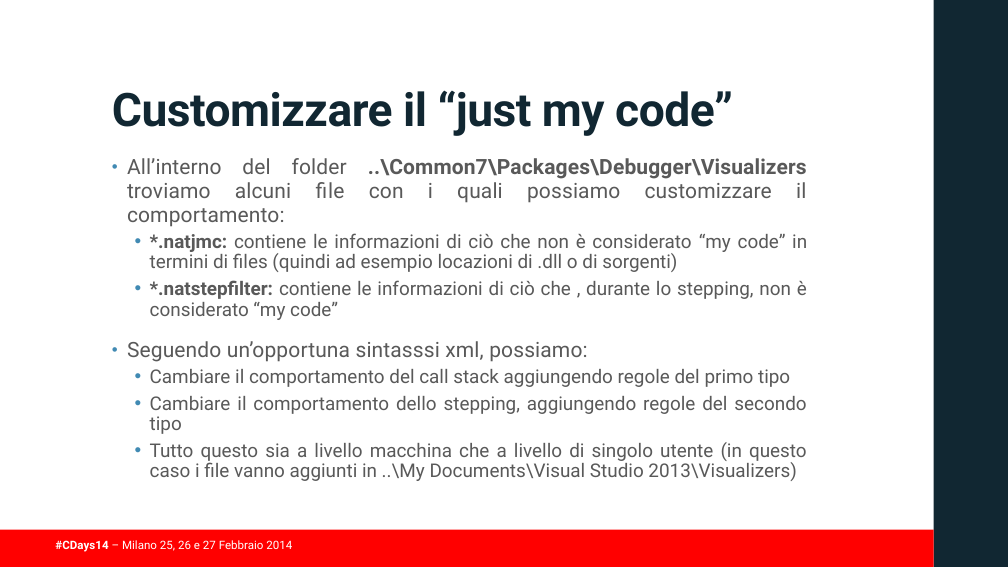
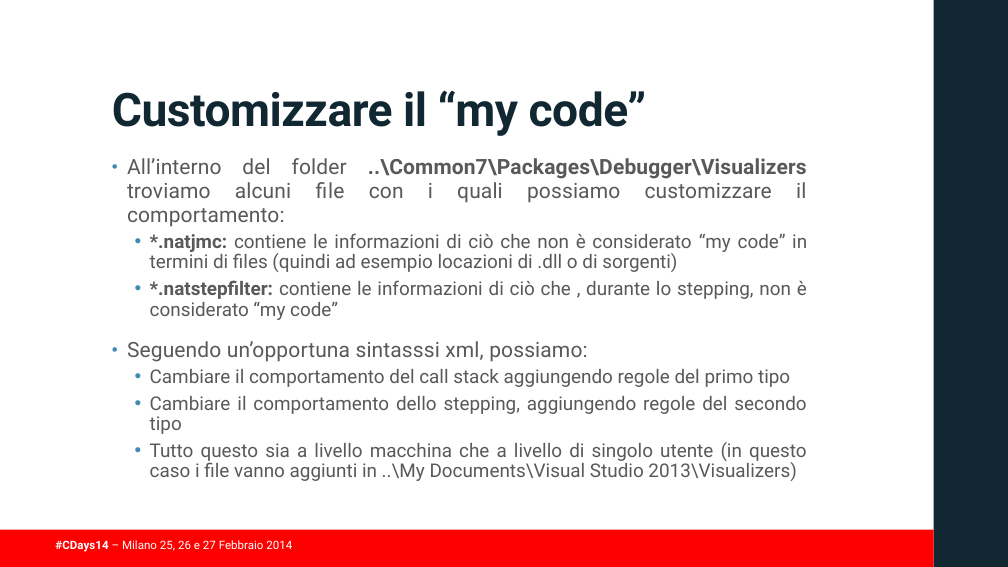
Before and after one commit to guidop/CDays14, a slide deck: slide 37 of presentazioneCDAYS2014.pptx. Drawn at 1008x567 pixels with LibreOffice and Linux fonts; fonts in the diff are those of the drawing; background and template pictures are left out. Boxes give left, top, right and bottom in pixels: in the first picture for what was removed or moved away, otherwise in the second. Text is boxed around its words. In the diff, an @@ line names an element or a change of style, - is before the commit and + after.

Commit message:
finale

```diff
--- a/presentazioneCDAYS2014.pptx
+++ b/presentazioneCDAYS2014.pptx
@@ title at (112, 90, 647, 136): text changed @@
-Customizzare il “just my code”
+Customizzare il “my code”
```
